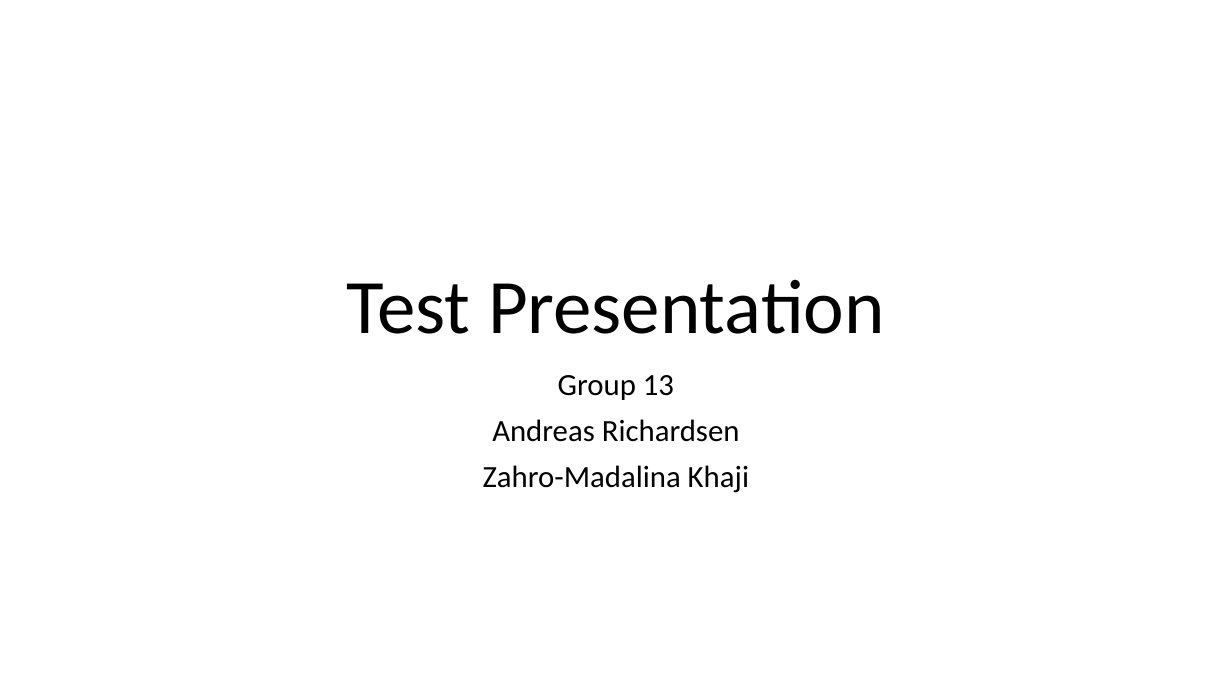
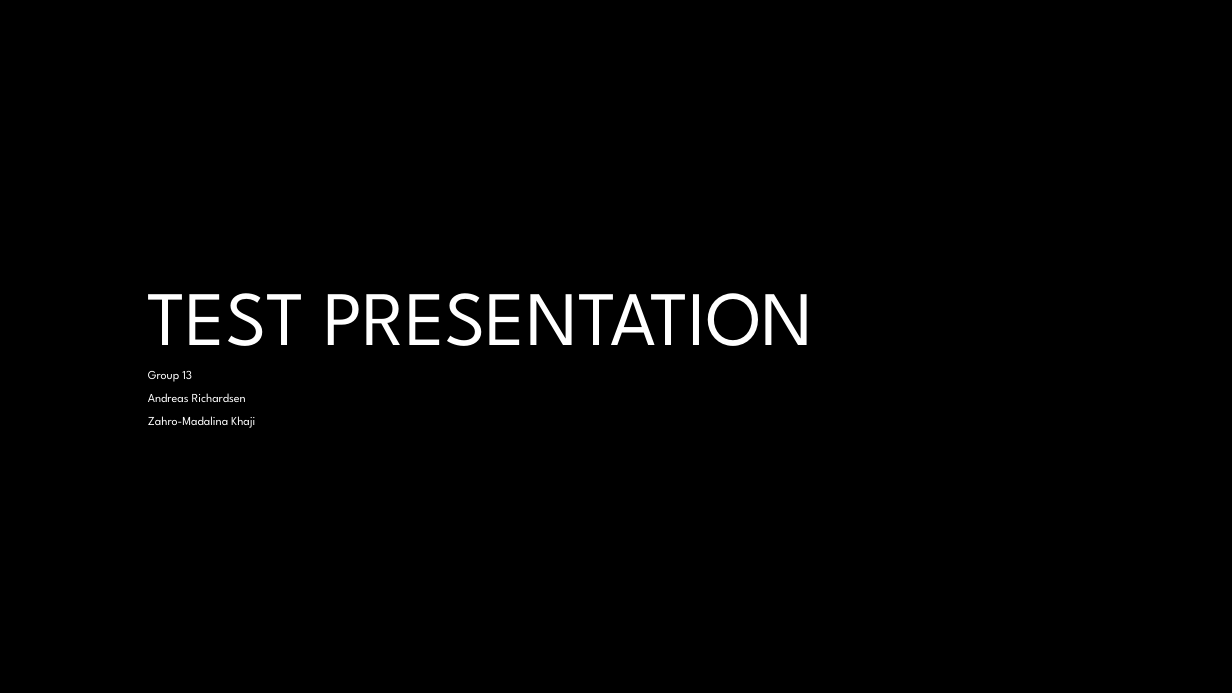
Before and after one commit to AndreasRichardsen/gtl_project, a slide deck: slide 13 of presentation material/Exam Presentation.pptx. Drawn at 1232x693 pixels with LibreOffice and Linux fonts; fonts in the diff are those of the drawing; background and template pictures are left out. Boxes give left, top, right and bottom in pixels: in the first picture for what was removed or moved away, otherwise in the second. Text is boxed around its words. In the diff, an @@ line names an element or a change of style, - is before the commit and + after.

```diff
--- a/presentation material/Exam Presentation.pptx
+++ b/presentation material/Exam Presentation.pptx
@@ background #FFFFFF to #000000 @@
@@ title at bbox=[148, 293, 813, 346]: text changed; font Calibri to League Spartan; text colour #000000 to #FFFFFF @@
-Test Presentation
+TEST PRESENTATION
@@ subtitle "Group 13": place and size @@
-subtitle "Group 13" at bbox=[483, 375, 749, 493]
+subtitle "Group 13" at bbox=[148, 371, 255, 428]
@@ subtitle "Group 13" at bbox=[148, 371, 255, 428]: size 24 to 9.5 pt, font Calibri to League Spartan, text colour #000000 to #FFFFFF; alignment centre to left; line spacing 0.9 to 0.7 @@
```
Also in this commit, not shown: 19 other slides changed, 2 slides added, 2 slides removed.
